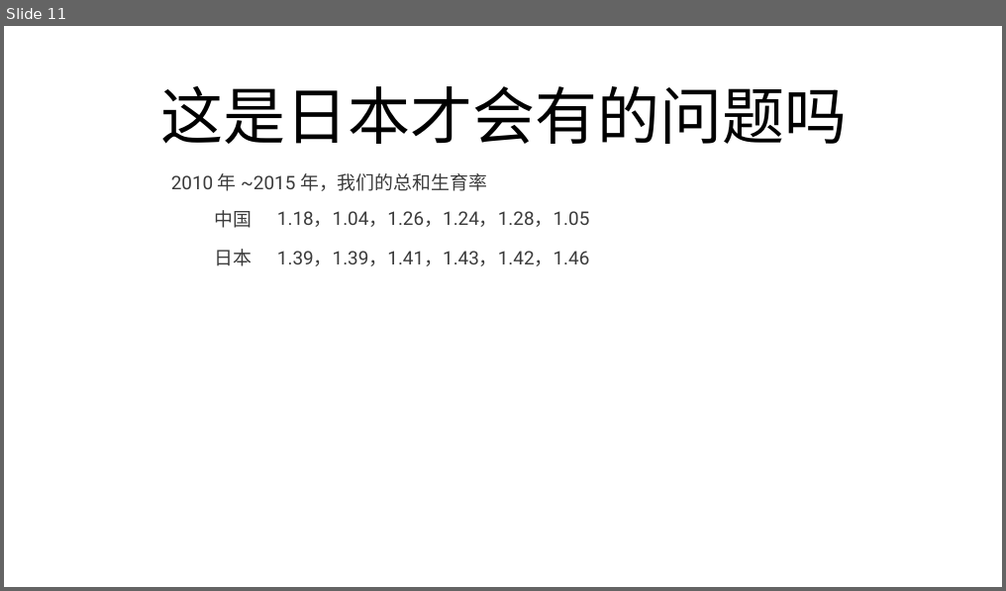
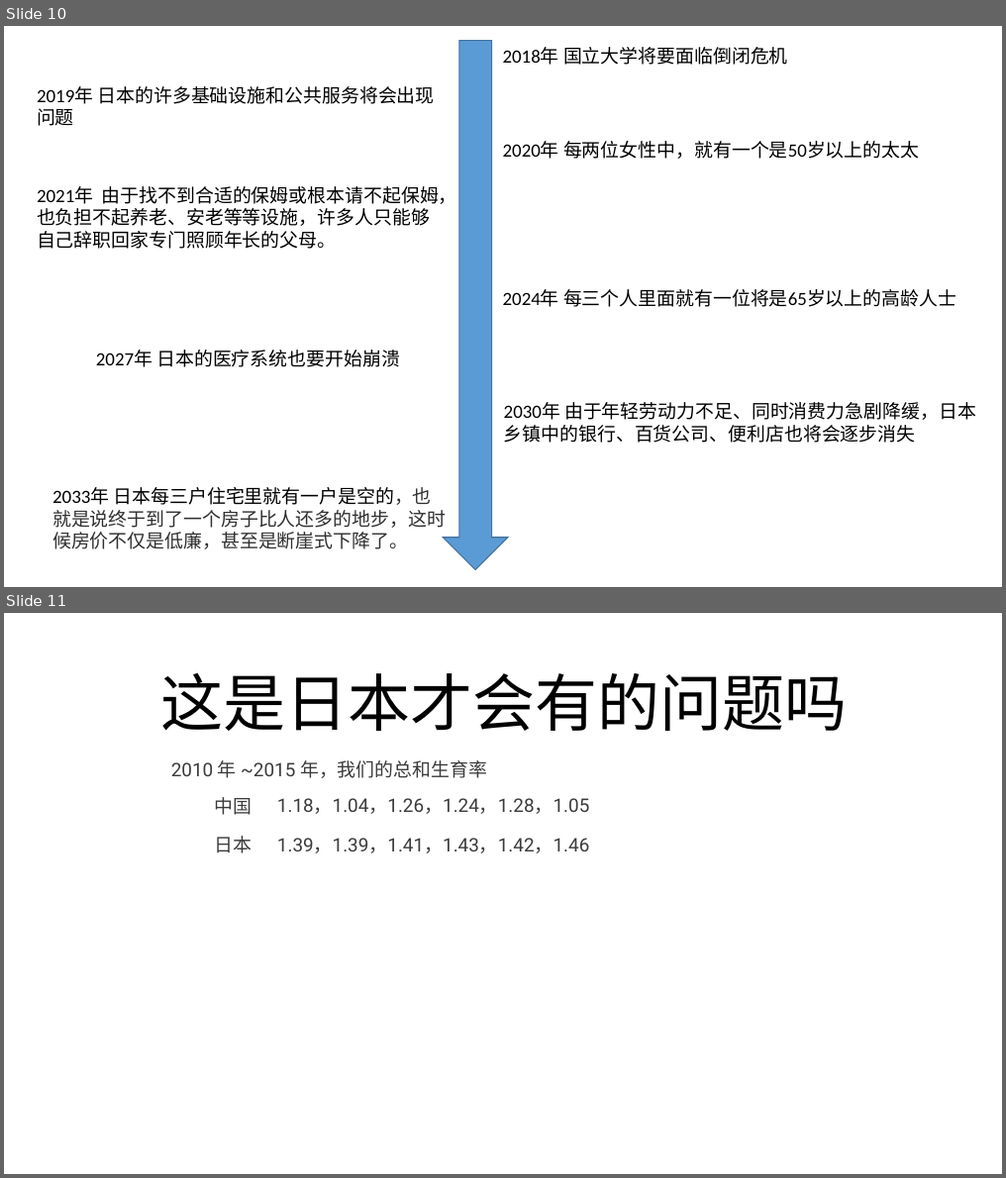
Before and after one commit to FredJiangFei/freetalk, a slide deck: 生娃是国家大事/sw - Copy.pptx. Shown one above the other, each under a label of ours: slide 11 before the commit, slides 10 and 11 after it. The pictures are 1006x591 and 1006x1178 pixels, drawn with LibreOffice and Linux fonts; fonts in the diff are those of the drawing. Boxes give left, top, right and bottom in pixels: in the first picture for what was removed or moved away, otherwise in the second. Text is boxed around its words. In the diff, an @@ line names an element or a change of style, - is before the commit and + after.

```diff
--- a/生娃是国家大事/sw - Copy.pptx
+++ b/生娃是国家大事/sw - Copy.pptx
@@ slide 10 added at box(4, 26, 1002, 587), background #FFFFFF @@
@@ down arrow added at box(444, 40, 509, 570), fill #5B9BD5, outline #43739E 1 pt @@
@@ text added at box(503, 47, 788, 65), 18 pt, text #000000 @@
+2018年 国立大学将要面临倒闭危机
@@ text added at box(37, 86, 435, 126), 18 pt, text #000000 @@
+2019年 日本的许多基础设施和公共服务将会出现问题
@@ text added at box(503, 141, 919, 159), 18 pt, text #000000 @@
+2020年 每两位女性中，就有一个是50岁以上的太太
@@ text added at box(37, 186, 457, 249), 18 pt, text #000000 @@
+2021年 由于找不到合适的保姆或根本请不起保姆，也负担不起养老、安老等等设施，许多人只能够自己辞职回家专门照顾年长的父母。
@@ text added at box(503, 289, 956, 307), 18 pt, text #000000 @@
+2024年 每三个人里面就有一位将是65岁以上的高龄人士
@@ text added at box(96, 350, 400, 368), 18 pt, text #000000 @@
+2027年 日本的医疗系统也要开始崩溃
@@ text added at box(504, 402, 976, 443), 18 pt, text #000000 @@
+2030年 由于年轻劳动力不足、同时消费力急剧降缓，日本乡镇中的银行、百货公司、便利店也将会逐步消失
@@ text added at box(53, 487, 446, 550), 18 pt, text #2F2F2F @@
+2033年 日本每三户住宅里就有一户是空的，也就是说终于到了一个房子比人还多的地步，这时候房价不仅是低廉，甚至是断崖式下降了。
```
Also in this commit, not shown: 5 slides changed, 2 slides removed, 2 other files.
